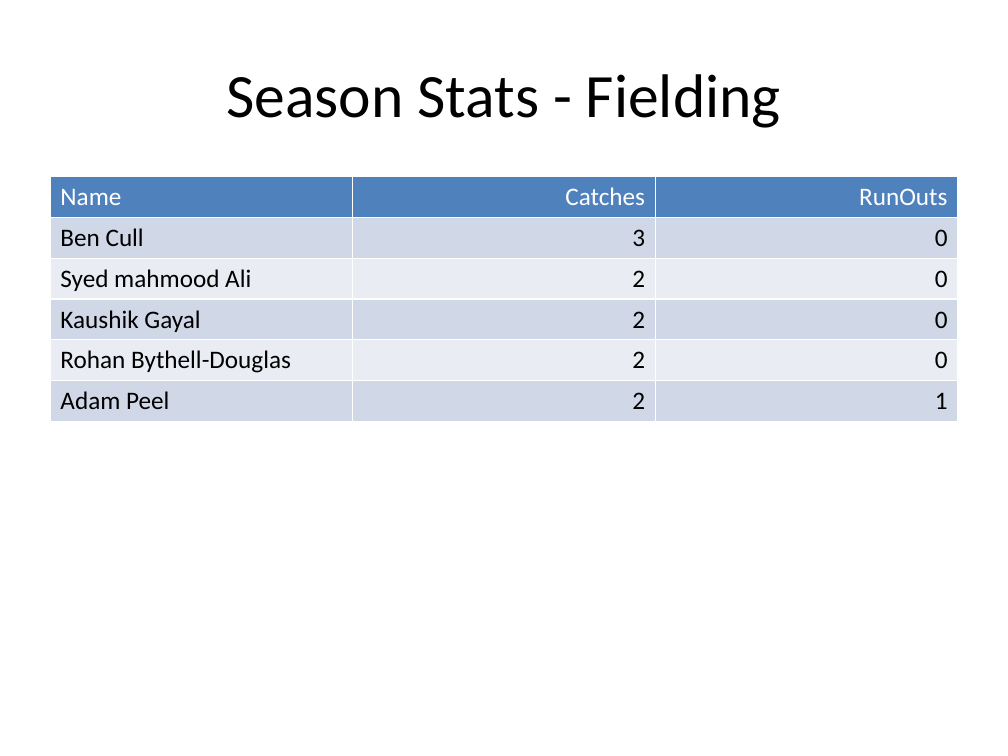
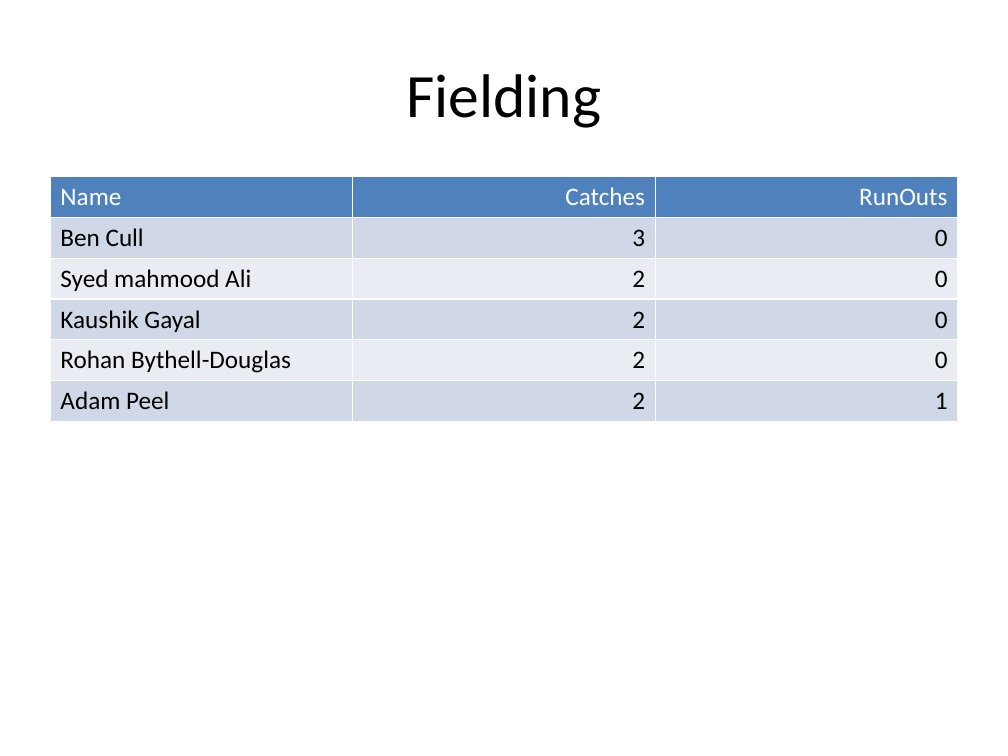
Before and after one commit to jimmyday12/nutty-cuckoo-super-kings, a slide deck: slide 9 of presentations/preso-summer-2021.pptx (slide 7 before the commit). Drawn at 1008x756 pixels with LibreOffice and Linux fonts; fonts in the diff are those of the drawing. Boxes give left, top, right and bottom in pixels: in the first picture for what was removed or moved away, otherwise in the second. Text is boxed around its words. In the diff, an @@ line names an element or a change of style, - is before the commit and + after.

```diff
--- a/presentations/preso-summer-2021.pptx
+++ b/presentations/preso-summer-2021.pptx
@@ title at box(406, 74, 601, 128): text changed @@
-Season Stats - Fielding
+Fielding
```
Also in this commit, not shown: 7 other slides changed, 25 slides added, 1 slide removed, 2 other files.
